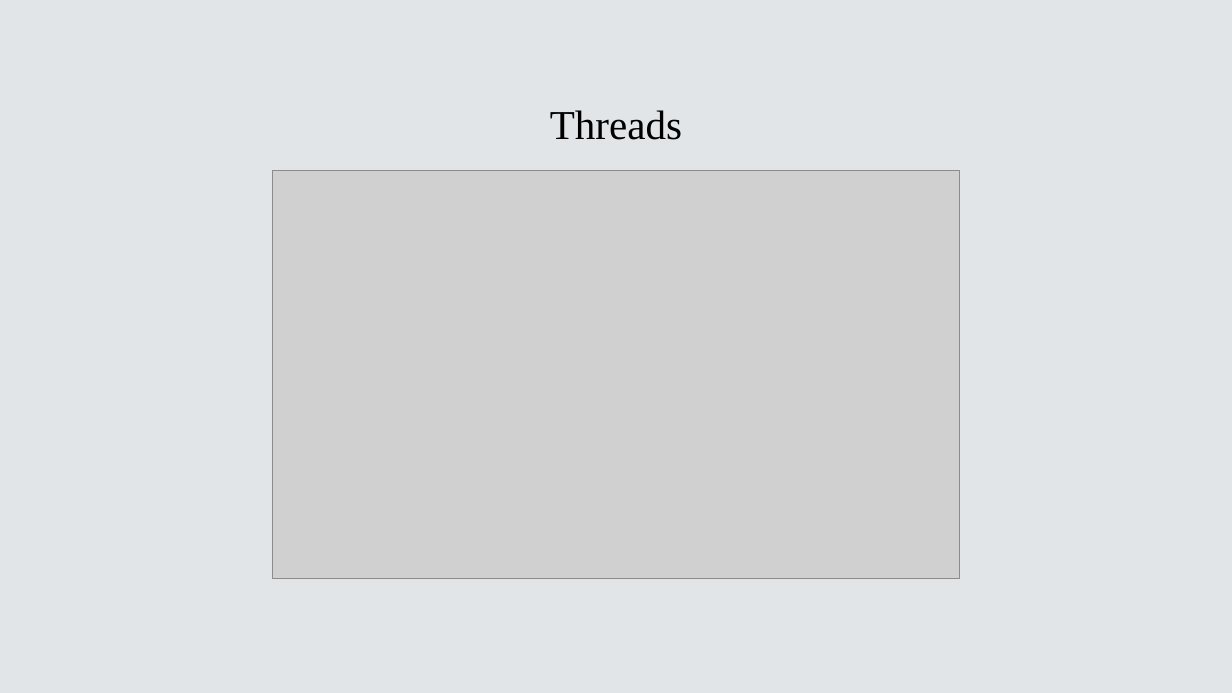
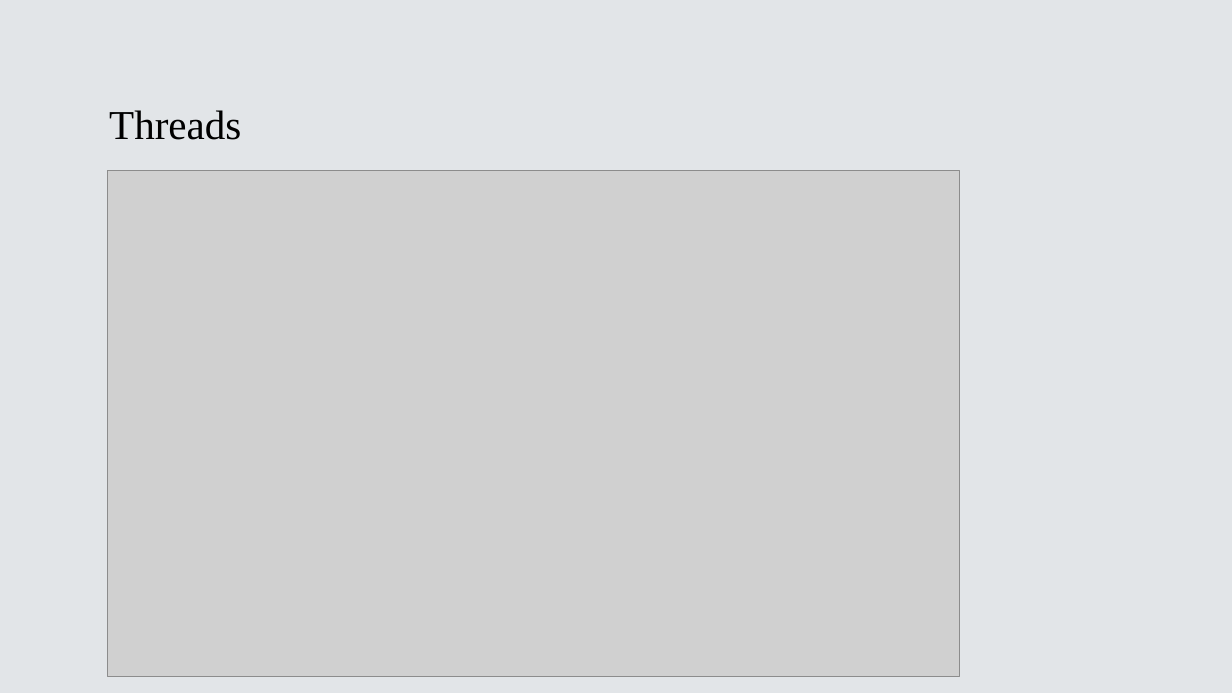
Before and after one commit to BitPaw/C_Socket, a slide deck: slide 9 of Dokumente/BVS.pptx (slide 5 before the commit). Drawn at 1232x693 pixels with LibreOffice and Linux fonts; fonts in the diff are those of the drawing; grey boxes stand for pictures. Boxes give left, top, right and bottom in pixels: in the first picture for what was removed or moved away, otherwise in the second. Text is boxed around its words. In the diff, an @@ line names an element or a change of style, - is before the commit and + after.

```diff
--- a/Dokumente/BVS.pptx
+++ b/Dokumente/BVS.pptx
@@ title "Threads" at (109,110,241,140): alignment centre to left @@
@@ picture: place and size @@
-picture at (273,170,960,579)
+picture at (108,170,960,677)
```
Also in this commit, not shown: 7 other slides changed, 7 slides added.
